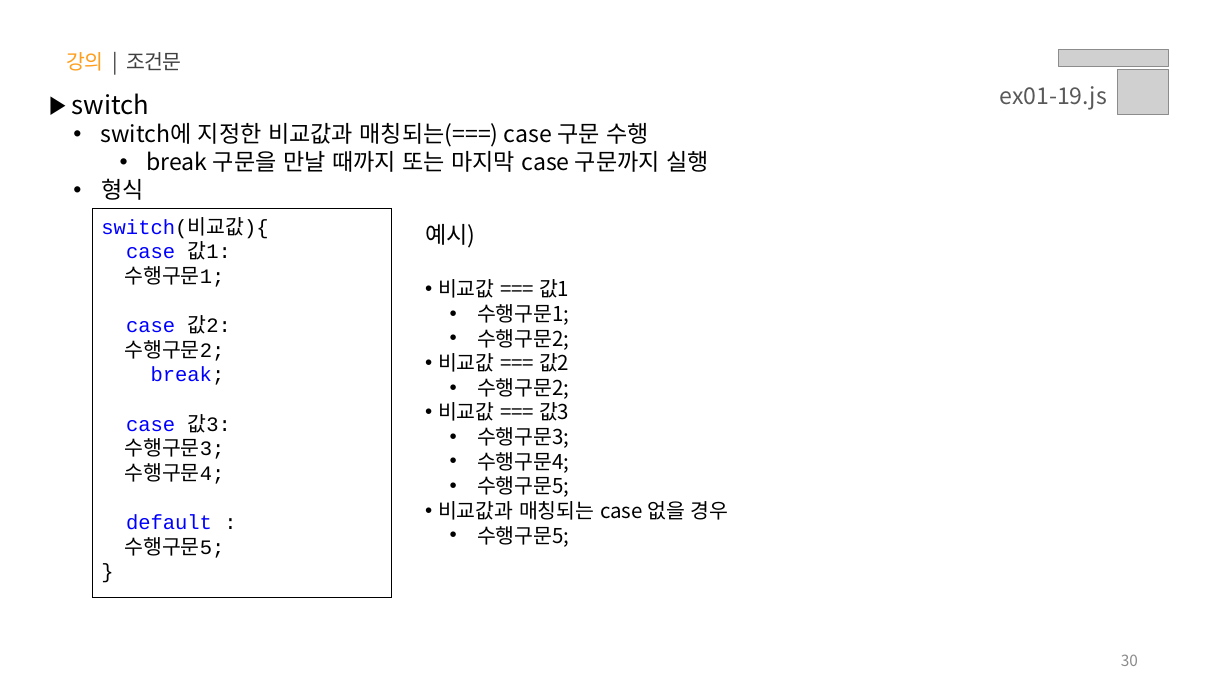
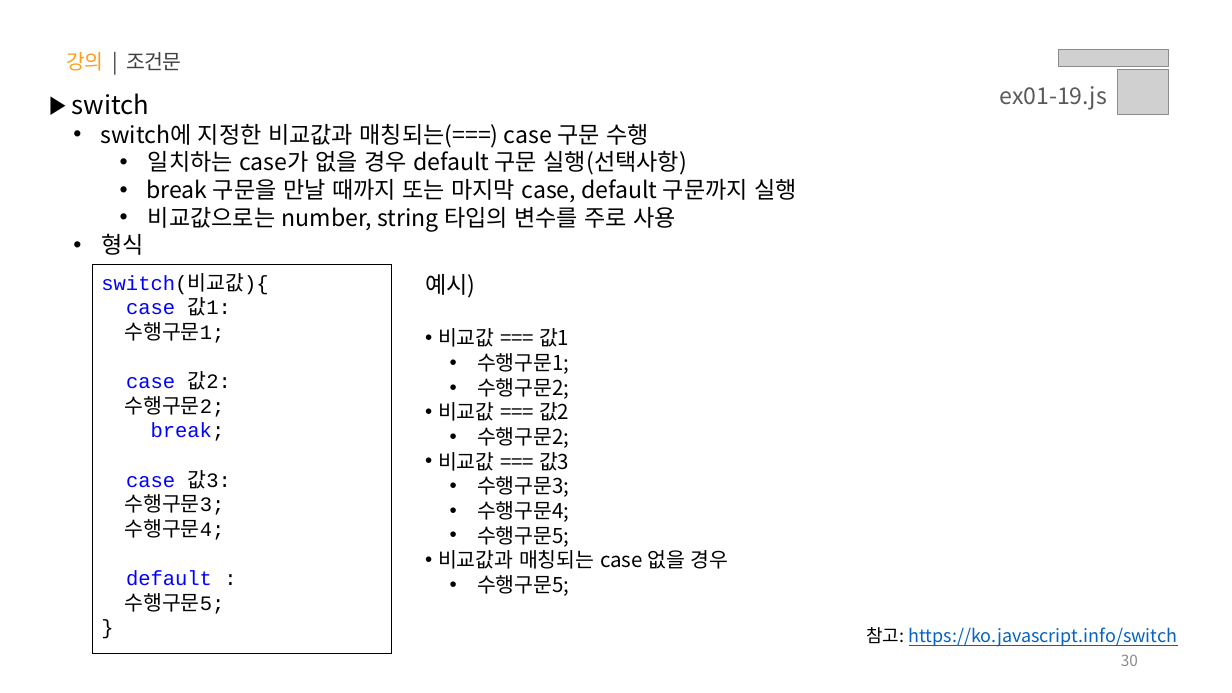
Before and after one commit to jeong0403/learn-JS, a slide deck: slide 30 of PPT/01.자바스크립트 - 기초 문법.pptx. Drawn at 1232x693 pixels with LibreOffice and Linux fonts; fonts in the diff are those of the drawing; grey boxes stand for pictures. Boxes give left, top, right and bottom in pixels: in the first picture for what was removed or moved away, otherwise in the second. Text is boxed around its words. In the diff, an @@ line names an element or a change of style, - is before the commit and + after.

```diff
--- a/PPT/01.자바스크립트 - 기초 문법.pptx
+++ b/PPT/01.자바스크립트 - 기초 문법.pptx
@@ text at (147,147,797,231): text changed @@
-    • break 구문을 만날 때까지 또는 마지막 case 구문까지 실행
+    • 일치하는 case가 없을 경우 default 구문 실행(선택사항)
+    • break 구문을 만날 때까지 또는 마지막 case, default 구문까지 실행
+    • 비교값으로는 number, string 타입의 변수를 주로 사용
@@ rectangle "switch(비교값){": place and size @@
-rectangle "switch(비교값){" at (92,209,392,598)
+rectangle "switch(비교값){" at (92,265,392,654)
@@ text "예시)": place and size @@
-text "예시)" at (425,224,729,547)
+text "예시)" at (425,274,729,596)
@@ text added at (866,627,1178,647), 14 pt, text #0563C1, underline @@
+참고: https://ko.javascript.info/switch
```
Also in this commit, not shown: 47 other slides changed, 3 other files.
